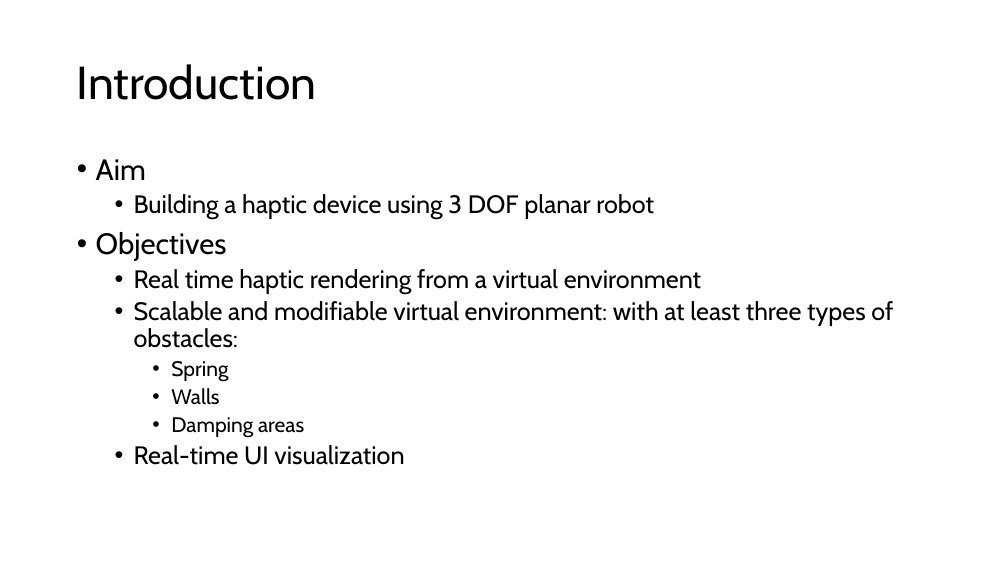
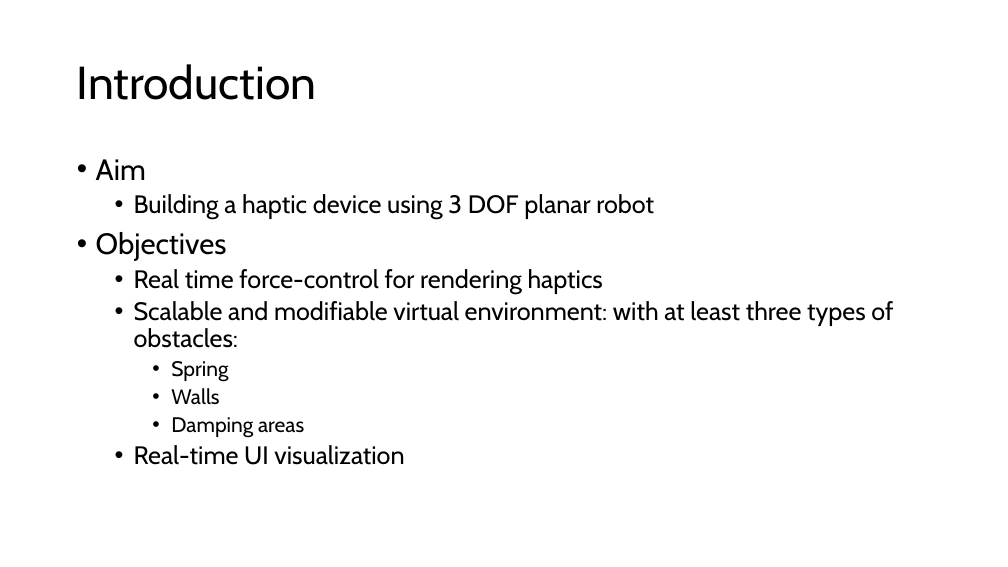
Before and after one commit to dthung99/Advanced_Medical_Robotics_MSc_course, a slide deck: slide 3 of Advanced_Robotics_Report_Presentation.pptx. Drawn at 1008x567 pixels with LibreOffice and Linux fonts; fonts in the diff are those of the drawing. Boxes give left, top, right and bottom in pixels: in the first picture for what was removed or moved away, otherwise in the second. Text is boxed around its words. In the diff, an @@ line names an element or a change of style, - is before the commit and + after.

```diff
--- a/Advanced_Robotics_Report_Presentation.pptx
+++ b/Advanced_Robotics_Report_Presentation.pptx
@@ text at (134,269,603,294): text changed @@
-  • Real time haptic rendering from a virtual environment
+  • Real time force-control for rendering haptics
```
Also in this commit, not shown: 9 other slides changed, 5 slides added, 7 other files.
